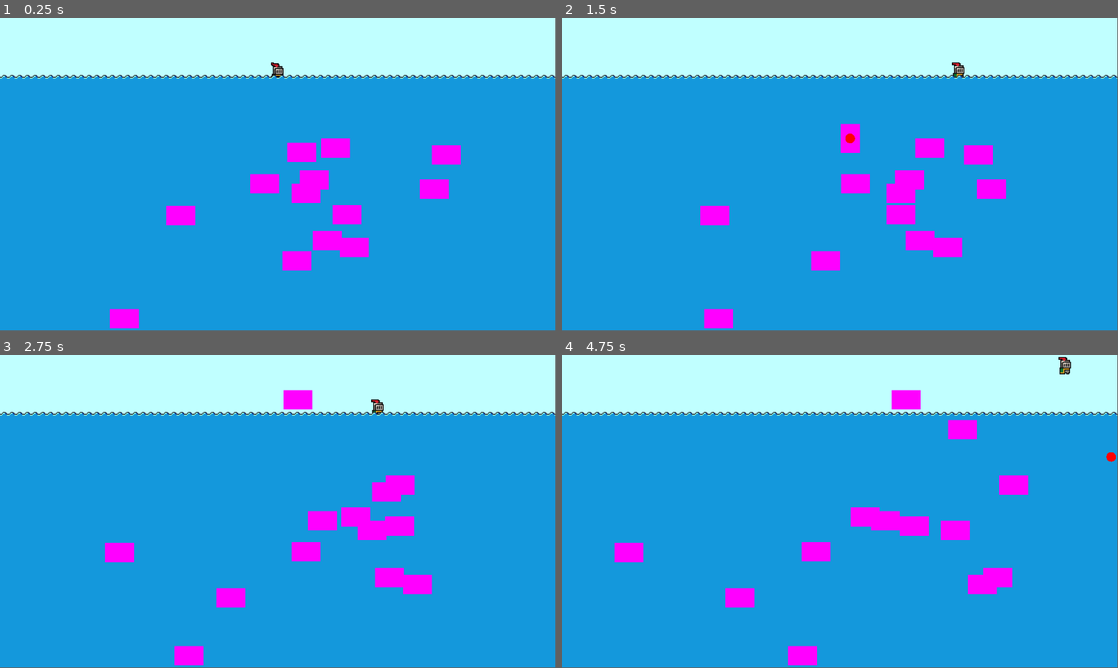
Above: before the commit, frames 1-4 (two rows, left to right).
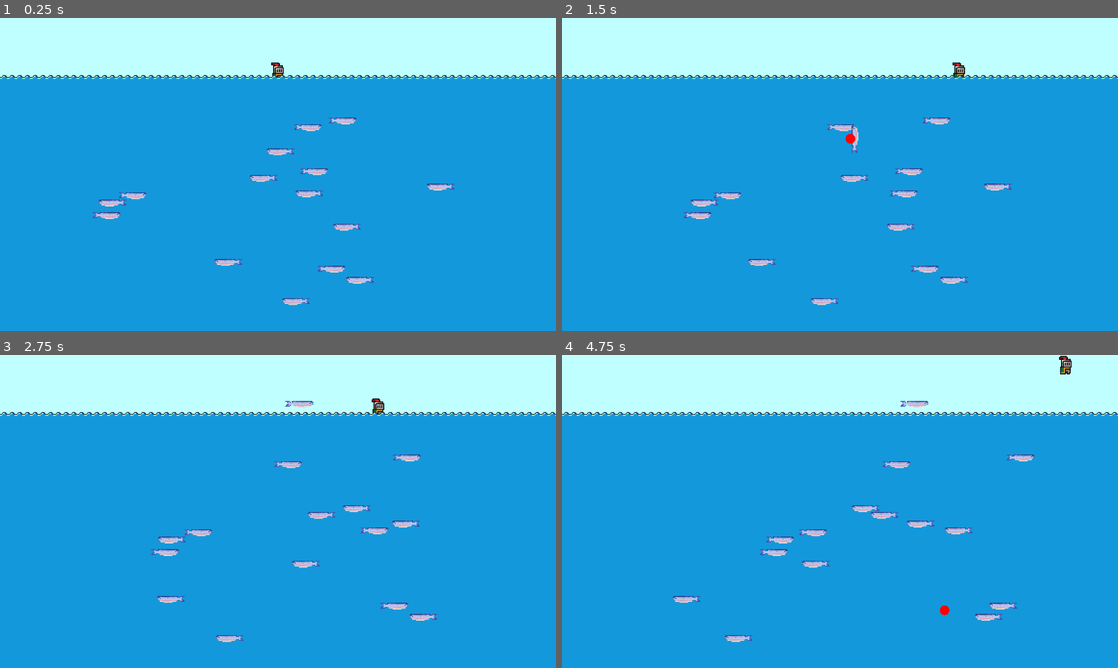
Above: after the commit, the same moments.

Repository: Alt-Merklein/fishing_game
Game: Godot game, scene res://scenes/guilherme-tutorial/guilherme_tutorial.tscn
Two runs of this game, one before a commit and one after it. Both use one fixed random seed, a clock stepped at 60 frames per second and the inputs below.
Inputs:
- Up to frame 1 (0.25 s): no input
- Up to frame 2 (1.5 s): tap Enter (ui_accept) at 0.5, 0.77 s; hold Right (ui_right) from 0.53 s (still down); tap Z (fish) at 0.6, 1.35 s
- Up to frame 3 (2.75 s): tap Enter (ui_accept) at 1.52 s; release Right (ui_right) at 2.03 s; hold Left (ui_left) from 2.03 s (still down); tap Z (fish) at 2.1 s
- Up to frame 4 (4.75 s): release Left (ui_left) at 2.78 s; hold Right (ui_right) 2.78-4.28 s; tap Z (fish) at 2.85, 3.6, 4.35 s; tap Enter (ui_accept) at 3.02, 3.77, 4.52 s; hold Left (ui_left) from 4.28 s (still down)
The window is 799x449 before the commit and 800x450 after it. Grey fills any space a smaller window leaves; there, only what the larger window draws over its background counts as a difference.

The runs differ from the first frame. In frame 1, 5.9% of the frame differs, in the area x 0-100%, y 0-100%; in frame 2, 5.7%; in frame 3, 5.8%; in frame 4, 5.9%.

Commit message:
added actual fish

Diff:
--- a/project.godot
+++ b/project.godot
@@ -15,6 +15,10 @@
 config/features=PackedStringArray("4.2", "Forward Plus")
 config/icon="res://icon.svg"
 
+[display]
+
+window/stretch/mode="viewport"
+
 [input]
 
 fish={
--- a/scenes/guilherme-tutorial/fish_basic.tscn
+++ b/scenes/guilherme-tutorial/fish_basic.tscn
@@ -1,12 +1,10 @@
 [gd_scene load_steps=7 format=3 uid="uid://y634pf3ssgv3"]
 
 [ext_resource type="Script" path="res://scripts/guilherme-tutorial/fish_basic.gd" id="1_fc7ql"]
-
-[sub_resource type="PlaceholderTexture2D" id="PlaceholderTexture2D_e045e"]
-size = Vector2(30, 20)
+[ext_resource type="Texture2D" uid="uid://cxmodtlb64dup" path="res://assets/sprites/sardinha.png" id="2_bc3n0"]
 
 [sub_resource type="CircleShape2D" id="CircleShape2D_o2pir"]
-radius = 8.0
+radius = 6.0
 
 [sub_resource type="Animation" id="Animation_6hk8p"]
 resource_name = "swim"
@@ -19,10 +17,34 @@
 tracks/0/interp = 1
 tracks/0/loop_wrap = true
 tracks/0/keys = {
-"times": PackedFloat32Array(0, 4, 8, 12, 16),
-"transitions": PackedFloat32Array(1, 1, 1, 1, 1),
+"times": PackedFloat32Array(0, 4, 8, 12),
+"transitions": PackedFloat32Array(1, 1, 1, 1),
 "update": 0,
-"values": [Vector2(0, 0), Vector2(100, 0), Vector2(0, 0), Vector2(-100, 0), Vector2(0, 0)]
+"values": [Vector2(0, 0), Vector2(100, 0), Vector2(0, 0), Vector2(-100, 0)]
+}
+tracks/1/type = "value"
+tracks/1/imported = false
+tracks/1/enabled = true
+tracks/1/path = NodePath(".:flip_h")
+tracks/1/interp = 1
+tracks/1/loop_wrap = true
+tracks/1/keys = {
+"times": PackedFloat32Array(0, 4, 8, 12),
+"transitions": PackedFloat32Array(1, 1, 1, 1),
+"update": 1,
+"values": [true, false, false, true]
+}
+tracks/2/type = "value"
+tracks/2/imported = false
+tracks/2/enabled = true
+tracks/2/path = NodePath("Hitbox/CollisionShape2D:position")
+tracks/2/interp = 1
+tracks/2/loop_wrap = true
+tracks/2/keys = {
+"times": PackedFloat32Array(0, 4, 8, 12),
+"transitions": PackedFloat32Array(1, 1, 1, 1),
+"update": 1,
+"values": [Vector2(10, 4), Vector2(-10, 4), Vector2(-10, 4), Vector2(10, 4)]
 }
 
 [sub_resource type="Animation" id="Animation_3258o"]
@@ -39,6 +61,30 @@
 "update": 0,
 "values": [Vector2(0, 0)]
 }
+tracks/1/type = "value"
+tracks/1/imported = false
+tracks/1/enabled = true
+tracks/1/path = NodePath(".:flip_h")
+tracks/1/interp = 1
+tracks/1/loop_wrap = true
+tracks/1/keys = {
+"times": PackedFloat32Array(0),
+"transitions": PackedFloat32Array(1),
+"update": 1,
+"values": [true]
+}
+tracks/2/type = "value"
+tracks/2/imported = false
+tracks/2/enabled = true
+tracks/2/path = NodePath("Hitbox/CollisionShape2D:position")
+tracks/2/interp = 1
+tracks/2/loop_wrap = true
+tracks/2/keys = {
+"times": PackedFloat32Array(0),
+"transitions": PackedFloat32Array(1),
+"update": 0,
+"values": [Vector2(-9.51779, 4)]
+}
 
 [sub_resource type="AnimationLibrary" id="AnimationLibrary_x2shu"]
 _data = {
@@ -50,12 +96,13 @@
 script = ExtResource("1_fc7ql")
 
 [node name="Sprite2D" type="Sprite2D" parent="."]
-texture = SubResource("PlaceholderTexture2D_e045e")
+texture = ExtResource("2_bc3n0")
+flip_h = true
 
 [node name="Hitbox" type="Area2D" parent="Sprite2D"]
 
 [node name="CollisionShape2D" type="CollisionShape2D" parent="Sprite2D/Hitbox"]
-position = Vector2(10, 0)
+position = Vector2(-9.51779, 4)
 shape = SubResource("CircleShape2D_o2pir")
 
 [node name="AnimationPlayer" type="AnimationPlayer" parent="."]
--- a/scenes/guilherme-tutorial/guilherme_tutorial.tscn
+++ b/scenes/guilherme-tutorial/guilherme_tutorial.tscn
@@ -177,18 +177,9 @@
 
 [node name="Fishes" type="Node2D" parent="."]
 
-[node name="Fish" parent="Fishes" instance=ExtResource("4_4siou")]
-position = Vector2(-198, 146)
-
-[node name="Fish2" parent="Fishes" instance=ExtResource("4_4siou")]
-position = Vector2(80, 83)
-
-[node name="Fish3" parent="Fishes" instance=ExtResource("4_4siou")]
-position = Vector2(-64, 253)
-
 [node name="FishSpawner" type="Node2D" parent="."]
 position = Vector2(-1, 131)
 script = ExtResource("5_rswtc")
 fish_scene = ExtResource("4_4siou")
-count = 10
-area_size = Vector2(280, 125)
+count = 15
+area_size = Vector2(300, 200)
--- a/scenes/guilherme-tutorial/knight_example.tscn
+++ b/scenes/guilherme-tutorial/knight_example.tscn
@@ -50,7 +50,7 @@
 sprite_frames = SubResource("SpriteFrames_ditiw")
 animation = &"idle"
 autoplay = "idle"
-frame_progress = 0.0916534
+frame_progress = 0.596627
 
 [node name="CollisionShape2D" type="CollisionShape2D" parent="."]
 position = Vector2(0, -10)
Binary file added: assets/sprites/sardinha.png
Not shown, added: assets/sprites/sardinha.png.import
Binary file added: scenes/guilherme-tutorial/sardinha.png
Not shown, added: scenes/guilherme-tutorial/sardinha.png.import
